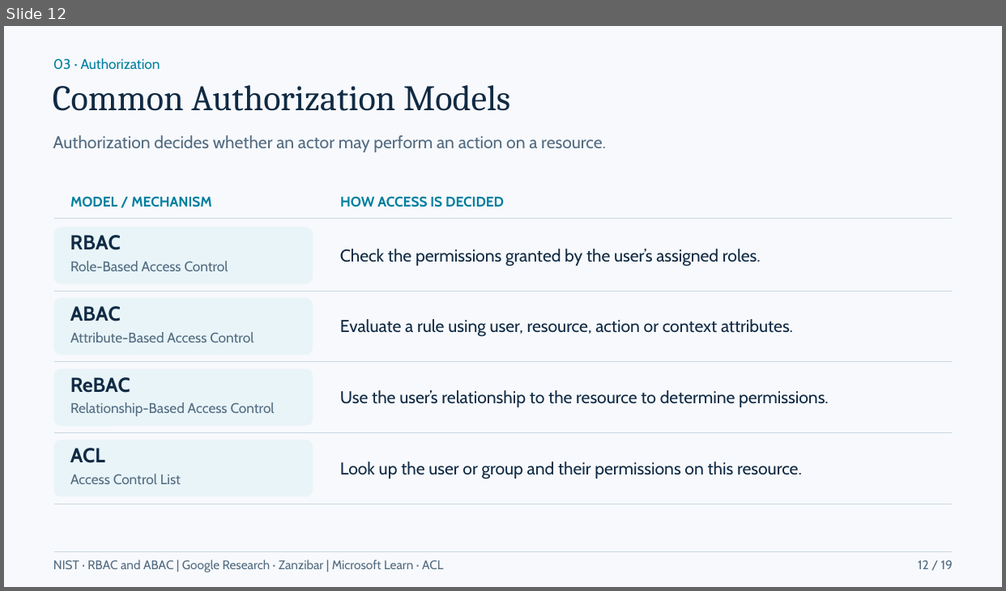
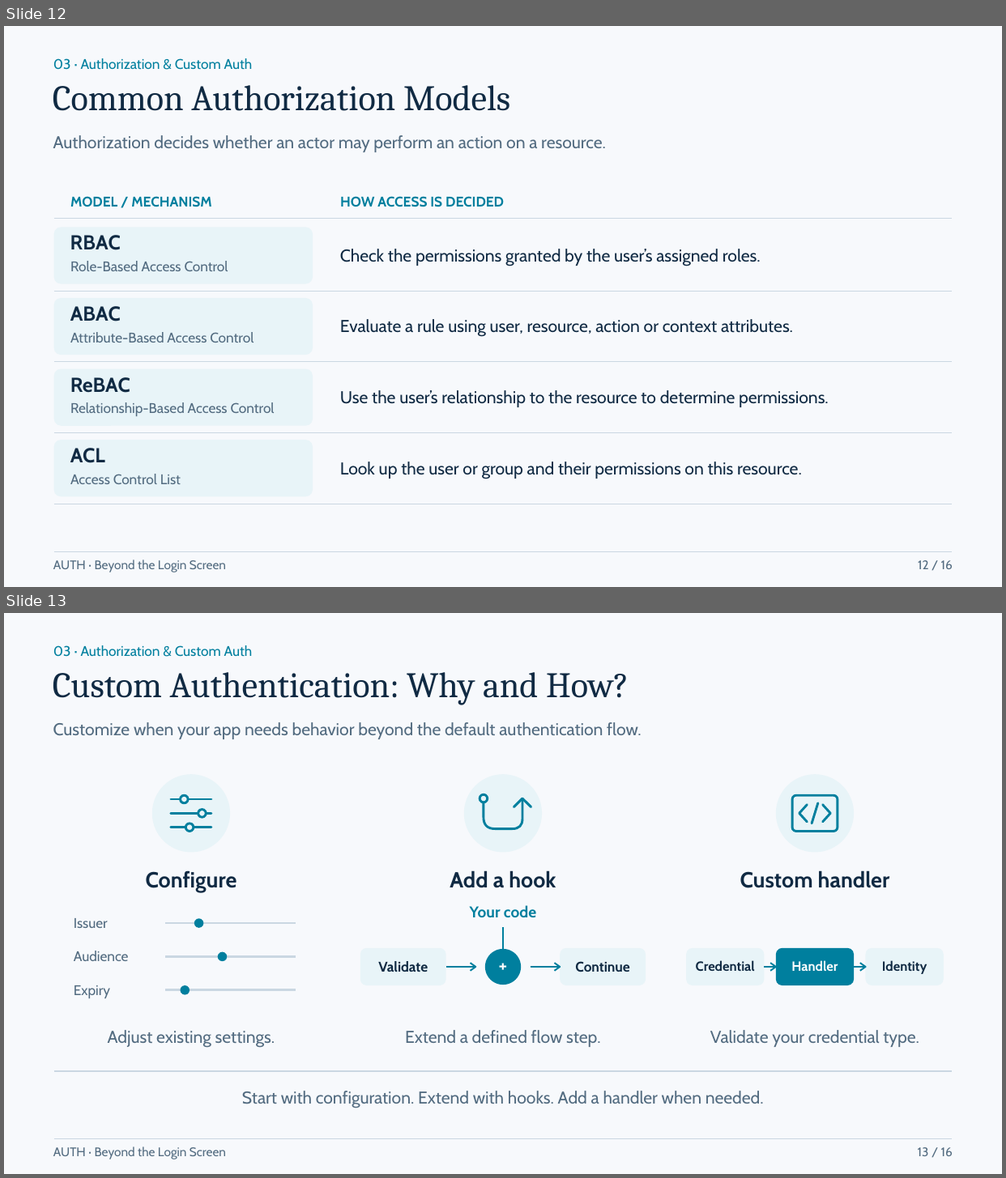
Before and after one commit to Daniiislo/TechSharing, a slide deck: Auth/presentation/Auth - Beyond the Login Screen.pptx. Shown one above the other, each under a label of ours: slide 12 before the commit, slides 12 and 13 after it. The pictures are 1006x591 and 1006x1178 pixels, drawn with LibreOffice and Linux fonts; fonts in the diff are those of the drawing. Boxes give left, top, right and bottom in pixels: in the first picture for what was removed or moved away, otherwise in the second. Text is boxed around its words. In the diff, an @@ line names an element or a change of style, - is before the commit and + after.

Commit message:
docs(auth): sync agenda and refresh exported slide deck

```diff
--- a/Auth/presentation/Auth - Beyond the Login Screen.pptx
+++ b/Auth/presentation/Auth - Beyond the Login Screen.pptx
@@ slide 13 added at (x1=4, y1=613, x2=1002, y2=1174), background #F7F9FC @@
@@ text added at (x1=53, y1=645, x2=253, y2=657), 13.5 pt, text #007F9E @@
+03 · Authorization & Custom Auth
@@ text added at (x1=53, y1=672, x2=629, y2=705), 34.5 pt, text #102A43 @@
+Custom Authentication: Why and How?
@@ text added at (x1=53, y1=722, x2=641, y2=739), 16.5 pt, text #526B80 @@
+Customize when your app needs behavior beyond the default authentication flow.
@@ group added at (x1=54, y1=775, x2=953, y2=1109): 17 texts, 12 freeform shapes, 11 ellipses, 6 rounded rectangles @@
+Configure
+Add a hook
+Custom handler
+Issuer
+Audience
+Expiry
+Adjust existing settings.
+Validate
+Continue
++
+Your code
+Extend a defined flow step.
+Credential
+Handler
+Identity
+Validate your credential type.
+Start with configuration. Extend with hooks. Add a handler when needed.
@@ text added at (x1=53, y1=1147, x2=226, y2=1160), 12 pt, text #526B80 @@
+AUTH · Beyond the Login Screen
@@ freeform shape added at (x1=54, y1=1139, x2=953, y2=1140), outline #CAD7E2 0.75 pt @@
@@ text added at (x1=918, y1=1148, x2=953, y2=1157), 12 pt, text #526B80 @@
+13 / 16
@@ slide 12 changed as well @@
@@ text at (x1=53, y1=58, x2=253, y2=70): text changed @@
-03 · Authorization
+03 · Authorization & Custom Auth
@@ text at (x1=53, y1=560, x2=226, y2=573): text changed @@
-NIST · RBAC and ABAC | Google Research · Zanzibar | Microsoft Learn · ACL
+AUTH · Beyond the Login Screen
@@ text at (x1=918, y1=561, x2=953, y2=570): text changed @@
-12 / 19
+12 / 16
```
Also in this commit, not shown: 10 other slides changed, 4 other slides added, 14 slides removed, 12 other files.
